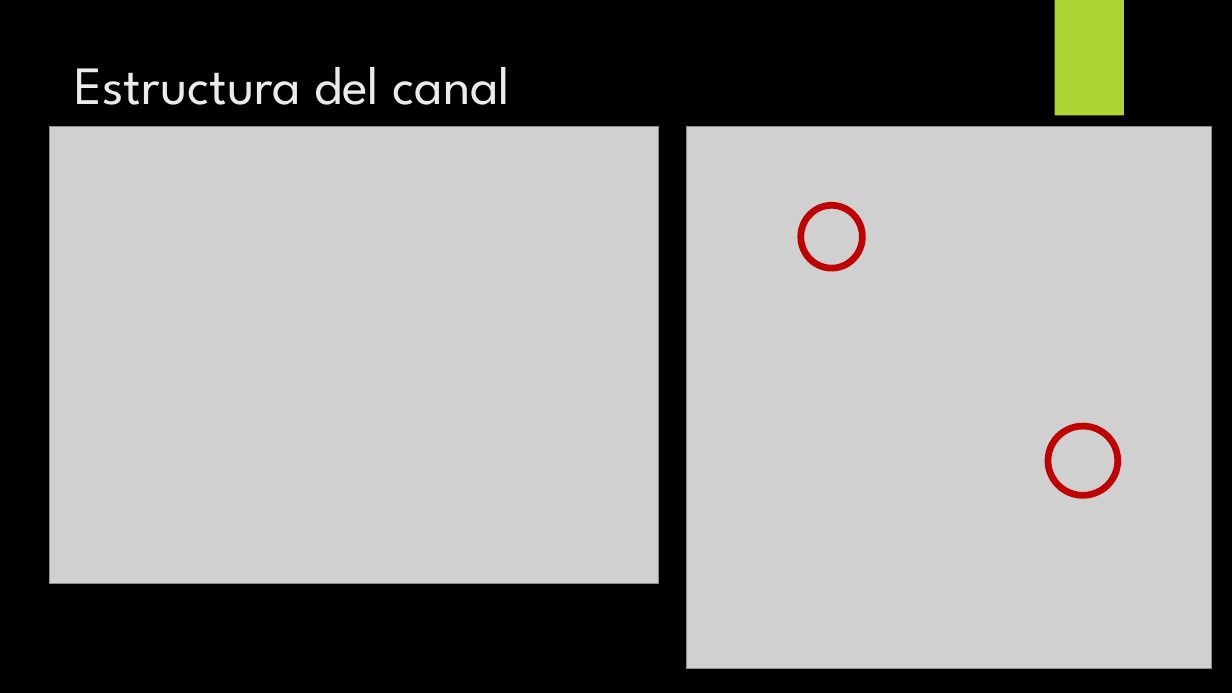
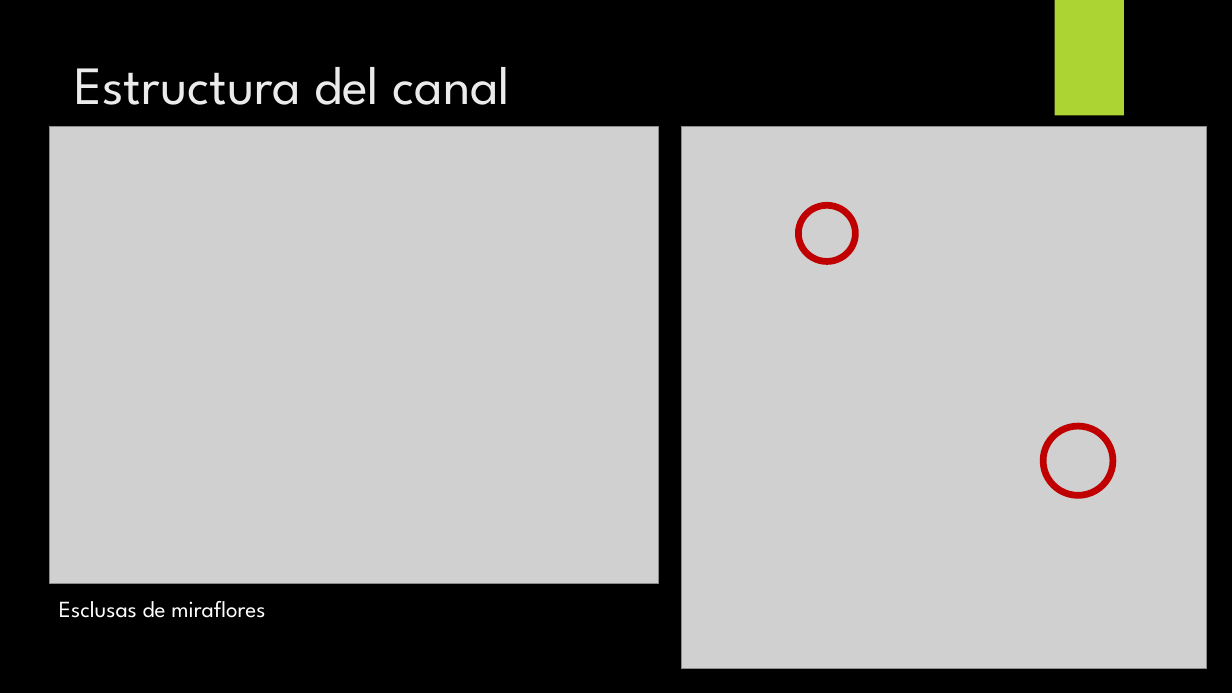
Before and after one commit to JannisLiebscher/studium, a slide deck: slide 4 of Semester 7/Spanisch/Canal de Panmá.pptx. Drawn at 1232x693 pixels with LibreOffice and Linux fonts; fonts in the diff are those of the drawing; grey boxes stand for pictures; background and template pictures are left out. Boxes give left, top, right and bottom in pixels: in the first picture for what was removed or moved away, otherwise in the second. Text is boxed around its words. In the diff, an @@ line names an element or a change of style, - is before the commit and + after.

```diff
--- a/Semester 7/Spanisch/Canal de Panmá.pptx
+++ b/Semester 7/Spanisch/Canal de Panmá.pptx
@@ picture moved from (x1=687, y1=127, x2=1212, y2=669) to (x1=682, y1=127, x2=1207, y2=669) @@
@@ ellipse resized from (x1=801, y1=205, x2=863, y2=268) to (x1=799, y1=205, x2=856, y2=262) @@
@@ ellipse moved from (x1=1048, y1=426, x2=1118, y2=495) to (x1=1043, y1=426, x2=1114, y2=495) @@
@@ text added at (x1=59, y1=601, x2=265, y2=618), 18 pt, text #FFFFFF @@
+Esclusas de miraflores
```
Also in this commit, not shown: 10 other slides changed, 1 slide added, 1 slide removed, 4 other files.
